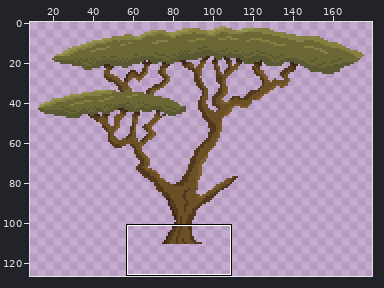
Sprite sheet: assets/tilesets/arboles.png. The first picture is a wide view before the edit; the outline marks the close-up.
Close-up. As it was:
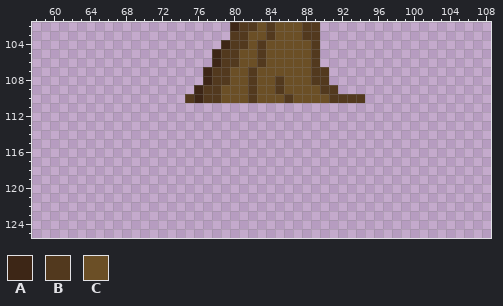
The file is 256x128 pixels. Shown: x 58..108, y 102..125. The old version is drawn lined up with the new one. The wide view leaves out empty margins.
Palette (. is transparent): A #3d2616  B #52391e  C #6b4f26
Pixels before, first column x 75:
102 .....ABBCBCCCBB.....
103 .....BBCCBCCCBB.....
104 ....ABBCBCCCCCB.....
105 ...ABBCCBCCCCCB.....
106 ...ABBCCBCCCCCB.....
107 ..ABBCCBCCCCCCBB....
108 ..ABBCCBCCBCCCBB....
109 .ABBCCCBCCBCCCCBB...
110 BABBCCCBCCCBCCCCBBBB
New version:
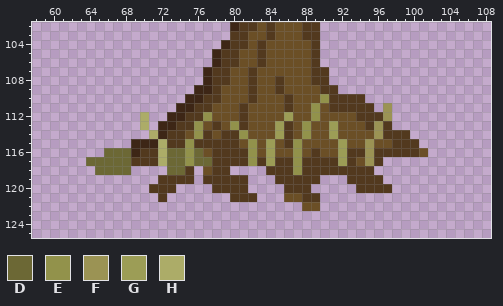
Colours new in this view: D #6c6835  E #92924b  F #9b9354  G #9c9d56  H #acac68
The edit:
whole drawing moved by -3,-17 (the old picture is shown already moved)
y 109: x 77 B -> A
y 110: x 75 B -> A; x 90 C -> E
y 111: x 74..95 ...................... -> AABBCCCBCCCCBCCECBBBBB; x 97 . -> F
y 112: x 70 . -> H; x 73..97 ......................... -> AABBECCCBCCCCGCCECCCCBBBF
y 113: x 70 . -> H; x 72..97 .......................... -> AABBECBCEBCCCGBCECCGCCCBFB
y 114: x 71..99 ............................. -> HABBCEBCBBECCCGBCECCGCCCCFBBB
y 115: x 69..100 ................................ -> AAAHBBEBBBBBCECGCBECCCCGCCFCCBBB
y 116: x 66..101 .................................... -> DDDABBHDDEDCBBBBECGCCECBCCGBBFBBBBBC
y 117: x 64..96 ................................. -> DDDDDBBBHDDEDDBBBBEBGBBEBBBBGBCFB
y 118: x 65..68 .... -> DDDD; x 73..75 ... -> DDB; x 77..79 ... -> CBB; x 84..95 ............ -> BBBEBBBBBBBB
y 119: x 72..75 .... -> BBBB; x 77..81 ..... -> BBBBB; x 85..89 ..... -> BBBBB; x 93..96 .... -> BBBB
y 120: x 71..73 ... -> BBB; x 78..81 .... -> BBBB; x 86..88 ... -> BBB; x 94..97 .... -> BBBB
y 121: x 72 . -> B; x 80..82 ... -> BBB; x 86..89 .... -> CCBB
y 122: x 88..89 .. -> CC
Pixel boxes of the changes (left, top, right, bottom) in both close-ups:
changed: (86, 85, 428, 211)
